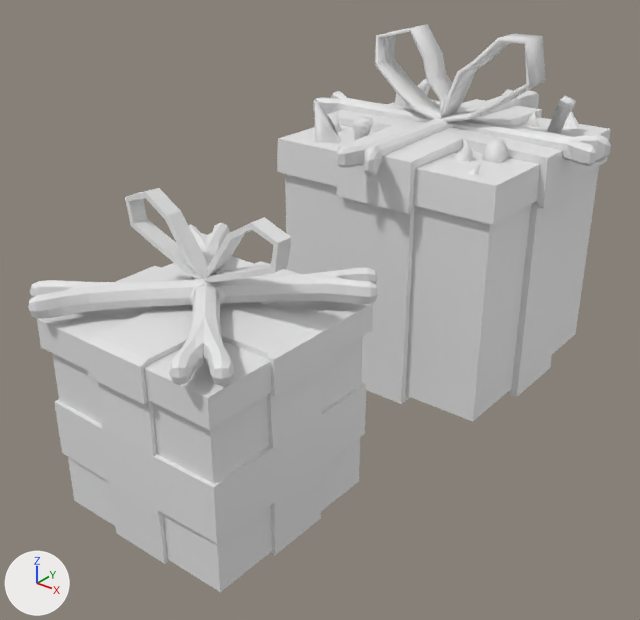
The Blender file art/models/props/gift_box/gift_box.blend as it was, and as the next commit left it.
Camera for both pictures: a 50 mm lens placed at (0.977, -1.666, 1.021), pointed at (-0.029, -0.409, 0.241). Every picture has the same lights, and +X, +Y and +Z are marked at lower left. The first picture is the older version.

The scene before the commit, as lines of its bpy script (objects in view):
```python
me_cone_002 = bpy.data.meshes.new('Cone.002')
me_cone_002.from_pydata(...)  # 683 vertices, 680 faces; spans x -21.8..5.8, y -22.2..5.4, z -21.4..8.1
me_plane_001 = bpy.data.meshes.new('Plane.001')
me_plane_001.from_pydata(...)  # 716 vertices, 670 faces; spans x -0.228..0.228, y -0.228..0.228, z -0.391..0.173
ob_box_style_1 = bpy.data.objects.new('Box style 1', me_plane_001)
ob_box_style_1.location = (0.0, -0.743, 0.387)
ob_box_style_2 = bpy.data.objects.new('Box Style 2', me_cone_002)
ob_box_style_2.location = (0.202, 0.213, 0.53)
ob_box_style_2.scale = (0.0254, 0.0254, 0.0254)
```
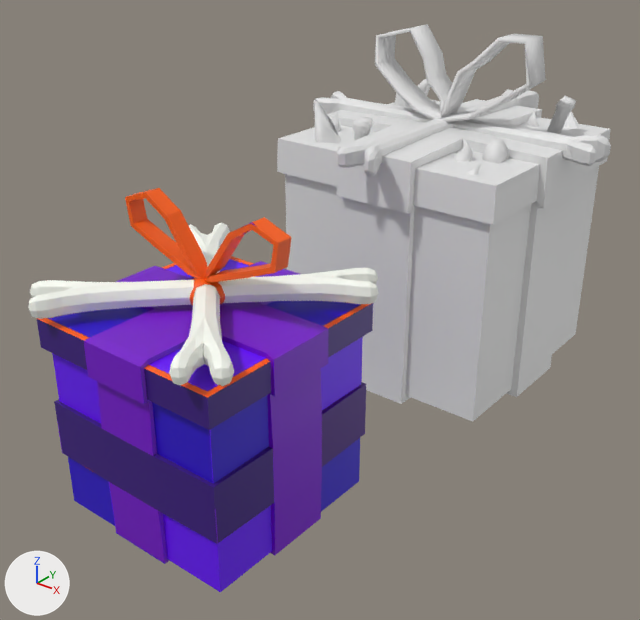
Commit message: Current State

Edits to the scene script, one JSON object a line:
```json
{"op": "add", "block": "img_gift_edges", "code": ["img_gift_edges = load_image('Gift Edges', '_unpacked/Gift_Edges', 1024, 1024, 'sRGB')"]}
{"op": "add", "block": "mat_material", "code": ["mat_material = principled_material('Material')", "mat_material.texture = img_gift_edges"]}
{"block": "me_plane_001", "where": "me_plane_001.from_pydata(...)  # 716 vertices, 670 faces; spans x -0.228..0.228, y -0.228..0.228, z -0.391..0.173"}
{"op": "add", "block": "me_plane_001", "code": "me_plane_001.materials.append(mat_material)  # picture img_gift_edges"}
```

Changed parts and their boxes (x1, y1, x2, y2) in the pictures (640 x 620 px):
```json
{"object": "Box style 1", "change": "recoloured", "before": [28, 188, 378, 592], "after": [28, 188, 378, 592], "on screen": "white to purple"}
```
